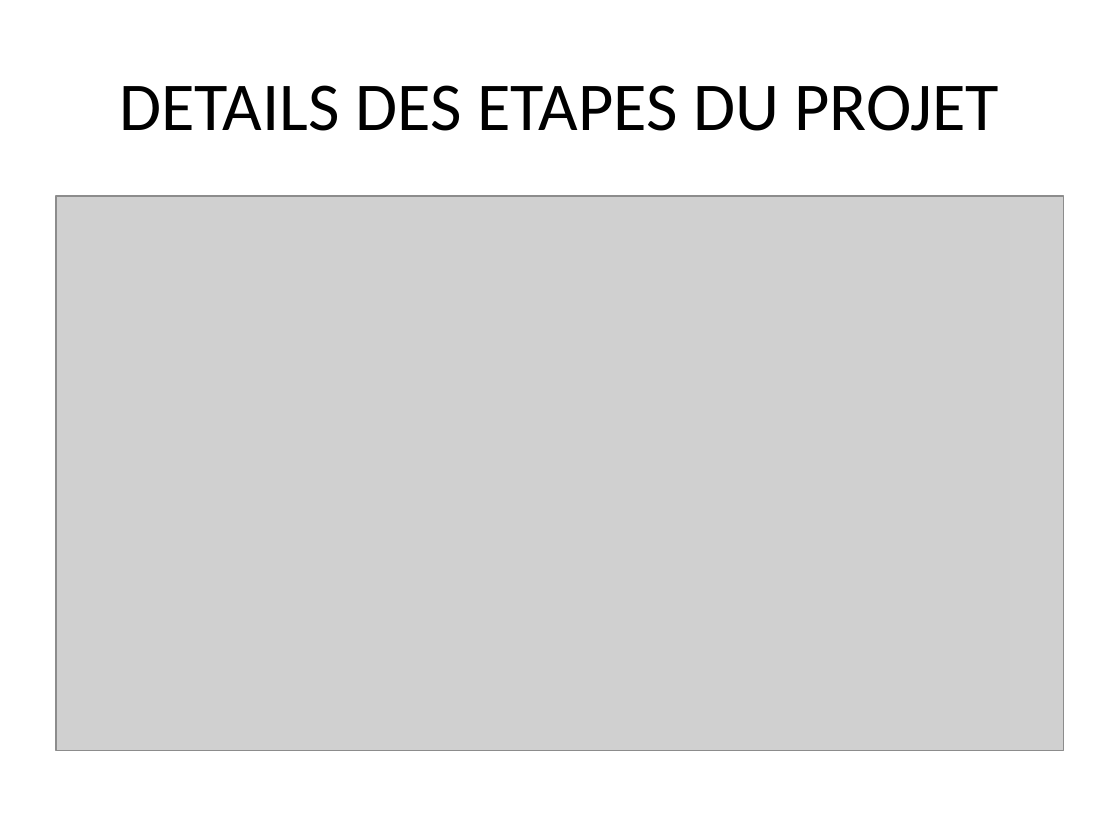
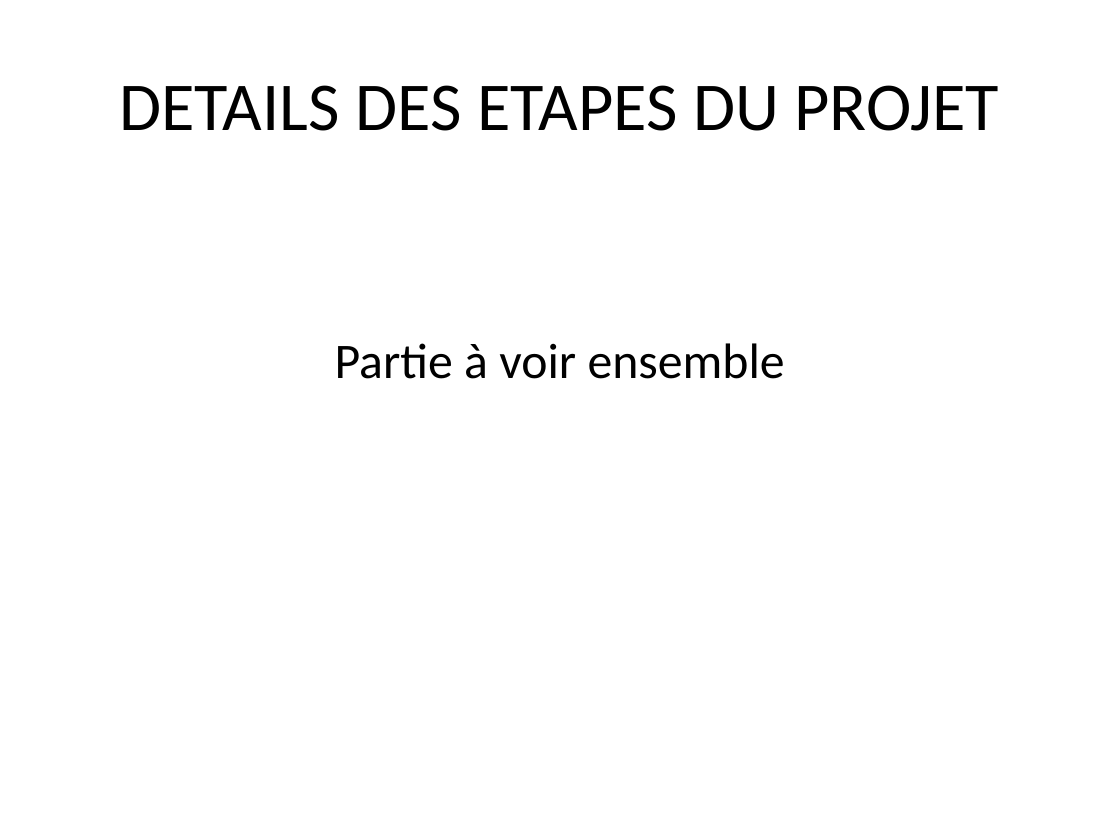
Before and after one commit to Krs-ceri/RaspberryPi, a slide deck: slide 7 of Presentation.odp. Drawn at 1120x840 pixels with LibreOffice and Linux fonts; fonts in the diff are those of the drawing; grey boxes stand for pictures. Boxes give left, top, right and bottom in pixels: in the first picture for what was removed or moved away, otherwise in the second. Text is boxed around its words. In the diff, an @@ line names an element or a change of style, - is before the commit and + after.

```diff
--- a/Presentation.odp
+++ b/Presentation.odp
@@ picture removed at (56, 196, 1064, 750) @@
@@ subtitle added at (335, 343, 785, 379), 32 pt, text #000000 @@
+Partie à voir ensemble
```
Also in this commit, not shown: 3 other slides changed.
